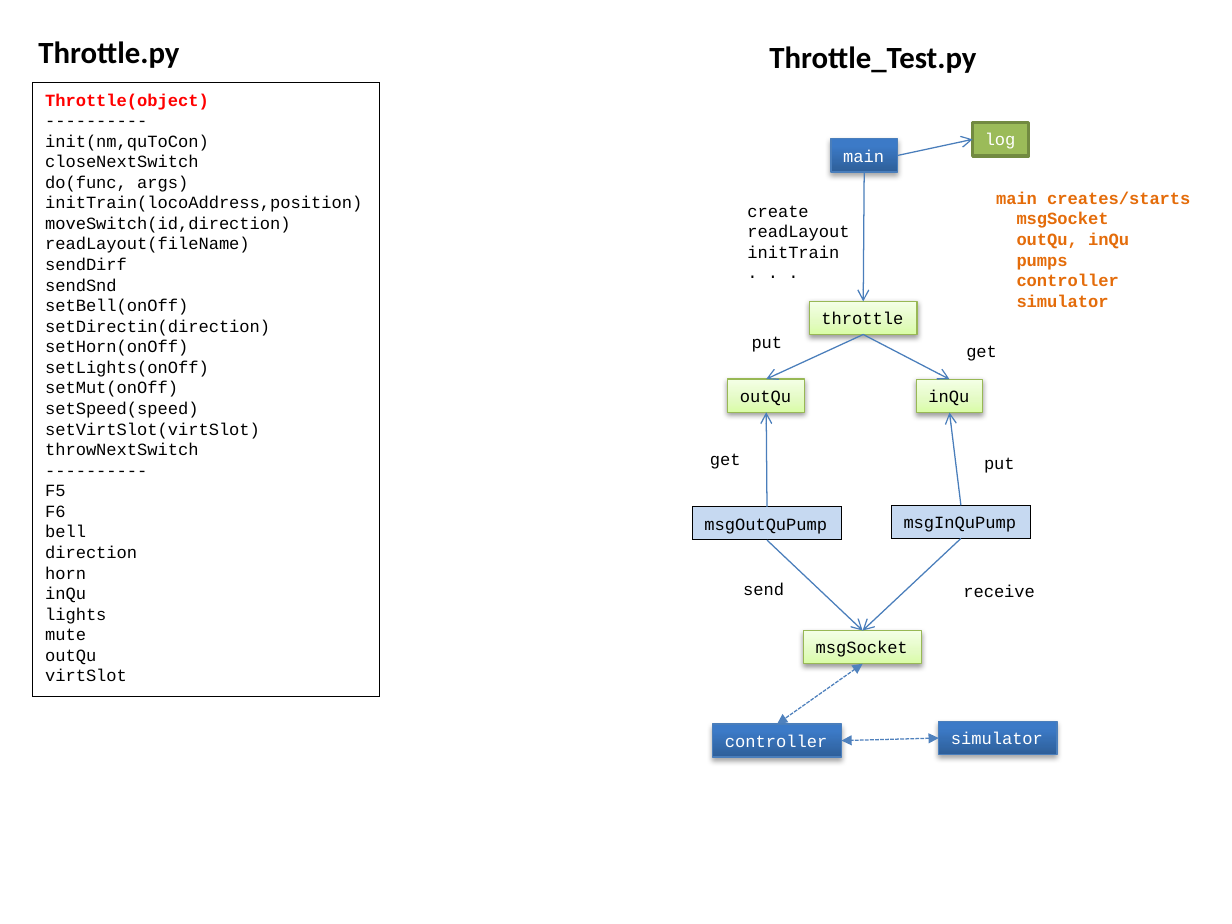
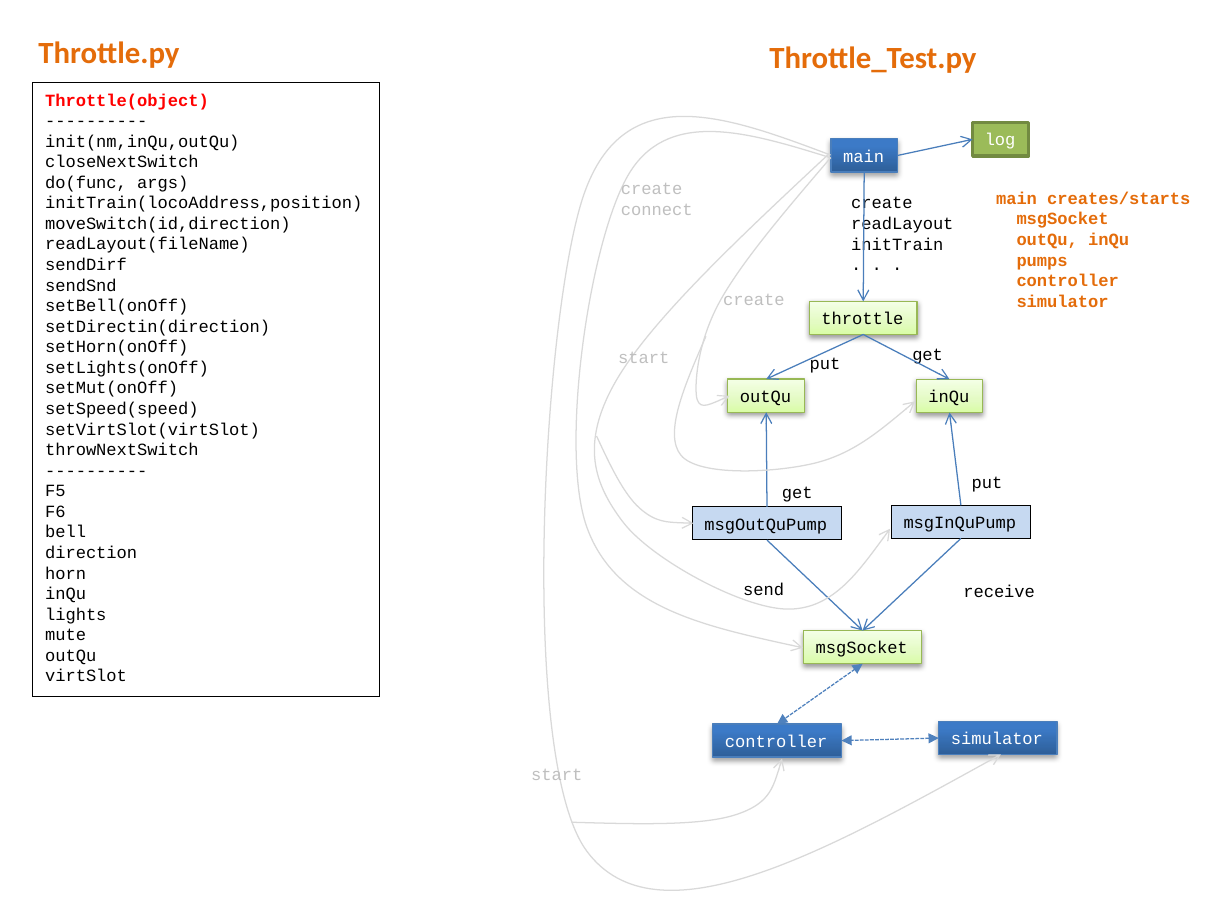
Before and after one commit to mlozborne/motin, a slide deck: slide 8 of Scripting/ScriptingDocumenation/DesignDiagrams.pptx. Drawn at 1232x924 pixels with LibreOffice and Linux fonts; fonts in the diff are those of the drawing. Boxes give left, top, right and bottom in pixels: in the first picture for what was removed or moved away, otherwise in the second. Text is boxed around its words. In the diff, an @@ line names an element or a change of style, - is before the commit and + after.

```diff
--- a/Scripting/ScriptingDocumenation/DesignDiagrams.pptx
+++ b/Scripting/ScriptingDocumenation/DesignDiagrams.pptx
@@ text "Throttle.py" at [38, 41, 179, 68]: text colour #000000 to #E46C0A @@
@@ text "Throttle_Test.py" at [769, 46, 976, 73]: text colour #000000 to #E46C0A @@
@@ freeform shape added at [517, 78, 1000, 924], outline #D9D9D9 0.75 pt @@
@@ freeform shape added at [558, 108, 830, 648], outline #D9D9D9 0.75 pt @@
@@ text in rectangle at [45, 134, 239, 151]: text changed @@
-init(nm,quToCon)
+init(nm,inQu,outQu)
@@ freeform shape added at [580, 154, 890, 611], outline #D9D9D9 0.75 pt @@
@@ freeform shape added at [695, 158, 830, 410], outline #D9D9D9 0.75 pt @@
@@ text added at [621, 183, 693, 215], 10 pt, text #BFBFBF @@
+create
+connect
@@ text "create" rewrapped from [747, 205, 849, 258] to [851, 196, 953, 255] @@
@@ text added at [723, 294, 784, 305], 10 pt, text #BFBFBF @@
+create
@@ text added at [618, 352, 669, 363], 10 pt, text #BFBFBF @@
+start
@@ freeform shape added at [663, 336, 914, 477], outline #D9D9D9 0.75 pt @@
@@ text "put": place and size @@
-text "put" at [752, 336, 783, 352]
+text "put" at [810, 356, 841, 373]
@@ text "get": place and size @@
-text "get" at [966, 345, 997, 361]
+text "get" at [912, 348, 943, 365]
@@ freeform shape added at [596, 436, 694, 524], outline #D9D9D9 0.75 pt @@
@@ text "get": place and size @@
-text "get" at [710, 453, 741, 469]
+text "get" at [782, 486, 813, 502]
@@ text "put": place and size @@
-text "put" at [984, 457, 1015, 473]
+text "put" at [972, 476, 1003, 492]
@@ text added at [531, 769, 582, 780], 10 pt, text #BFBFBF @@
+start
@@ freeform shape added at [572, 759, 782, 827], outline #D9D9D9 0.75 pt @@
```
Also in this commit, not shown: 5 other slides changed, 1 slide added, 1 slide removed, 5 other files.
